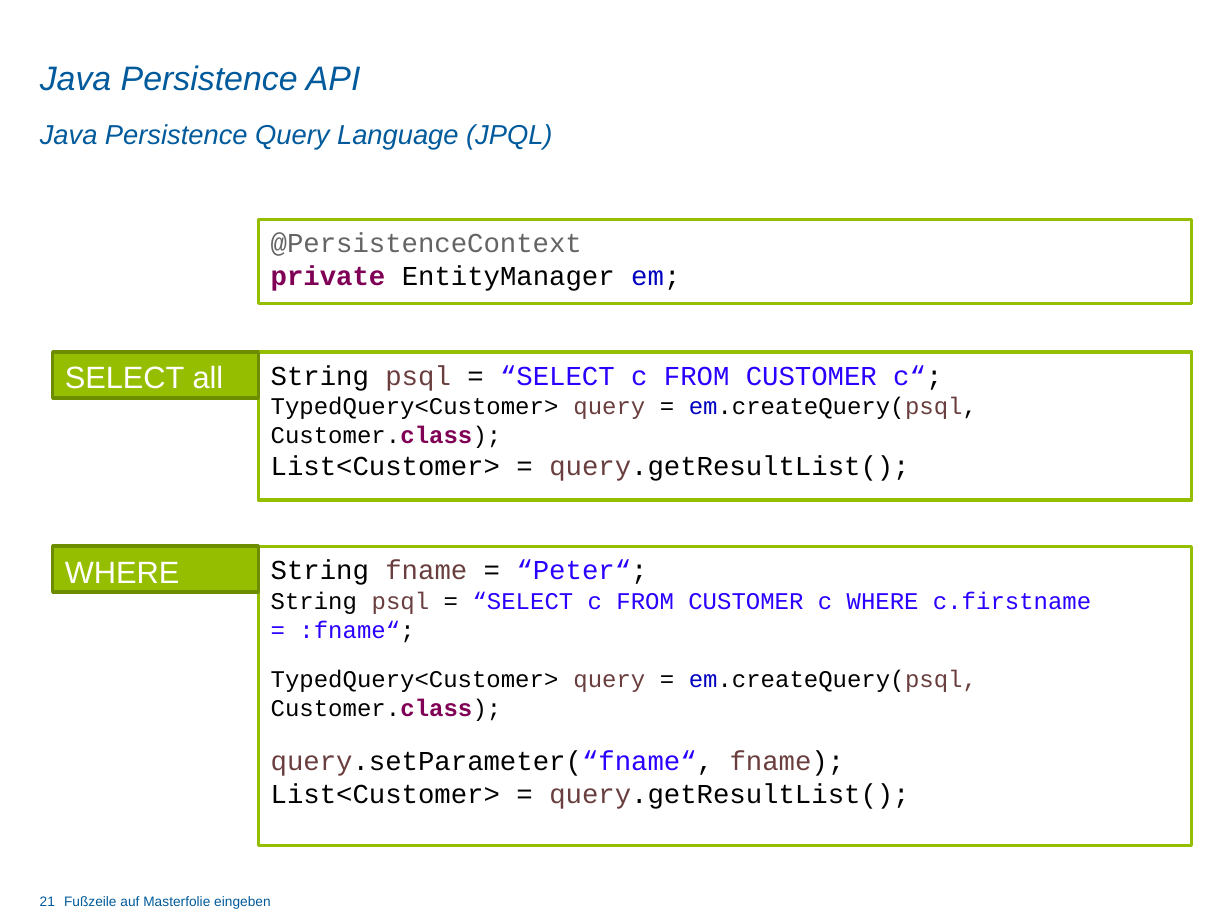
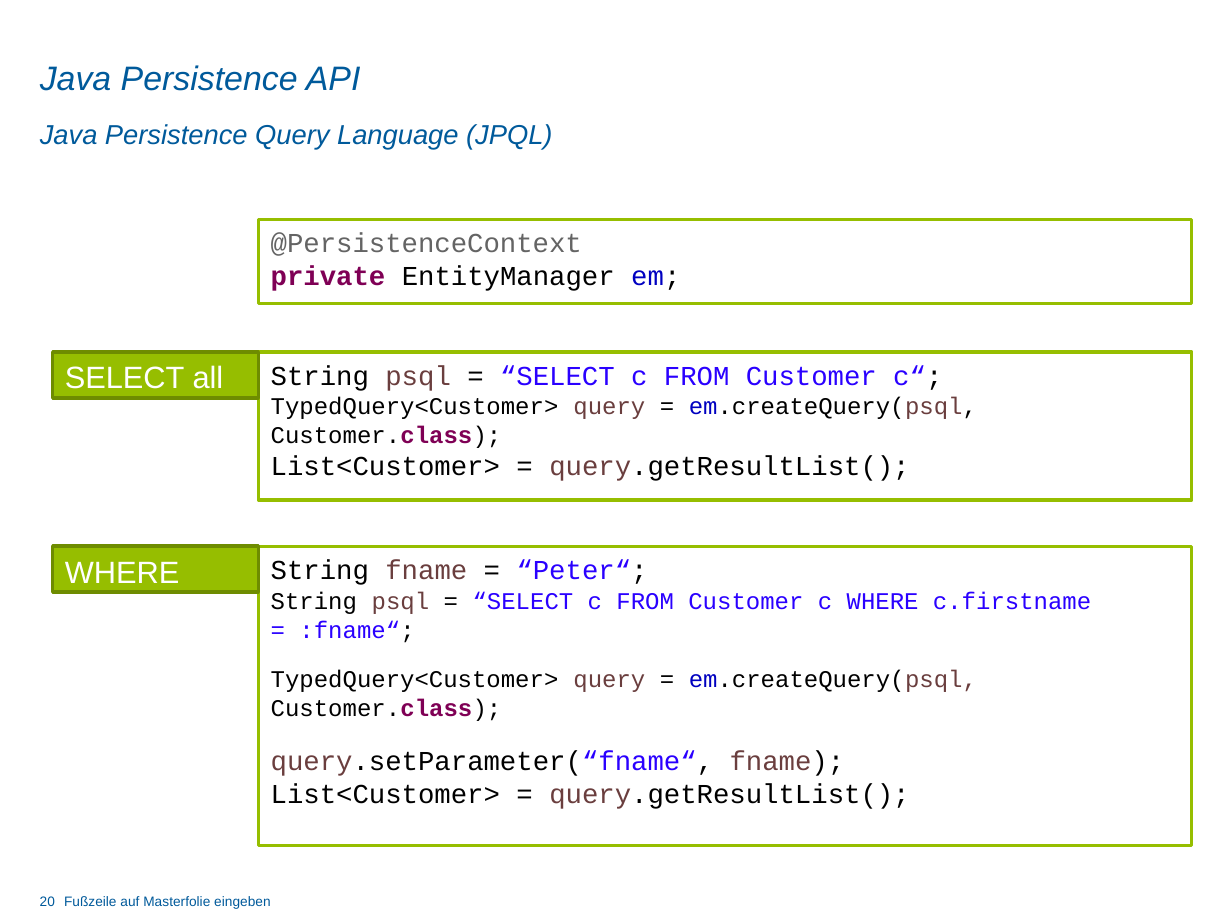
Before and after one commit to chw9022/iis_thema_1, a slide deck: slide 20 of Präsentation/Präsentation_V1.pptx (slide 21 before the commit). Drawn at 1232x924 pixels with LibreOffice and Linux fonts; fonts in the diff are those of the drawing; background and template pictures are left out. Boxes give left, top, right and bottom in pixels: in the first picture for what was removed or moved away, otherwise in the second. Text is boxed around its words. In the diff, an @@ line names an element or a change of style, - is before the commit and + after.

```diff
--- a/Präsentation/Präsentation_V1.pptx
+++ b/Präsentation/Präsentation_V1.pptx
@@ text in rectangle at [271,366,942,391]: text changed @@
-String psql = “SELECT c FROM CUSTOMER c“;
+String psql = “SELECT c FROM Customer c“;
@@ text in rectangle at [271,591,1091,643]: text changed @@
-String psql = “SELECT c FROM CUSTOMER c WHERE c.firstname = :fname“;
+String psql = “SELECT c FROM Customer c WHERE c.firstname = :fname“;
@@ page number at [40,896,55,906]: text changed @@
-21
+20
```
Also in this commit, not shown: 4 other slides changed, 1 slide removed.
